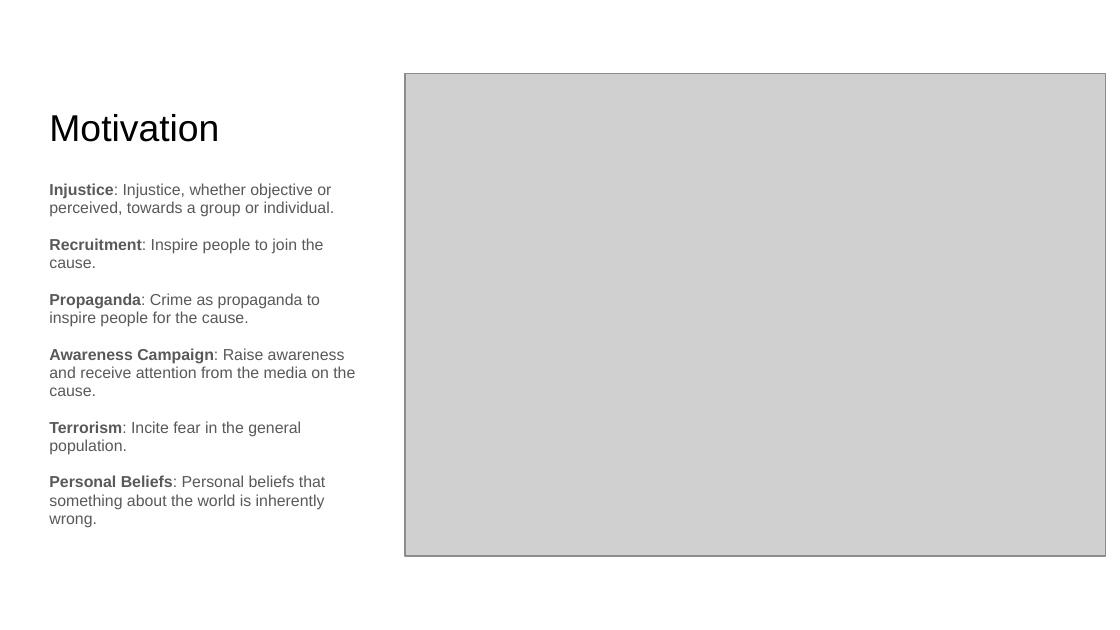
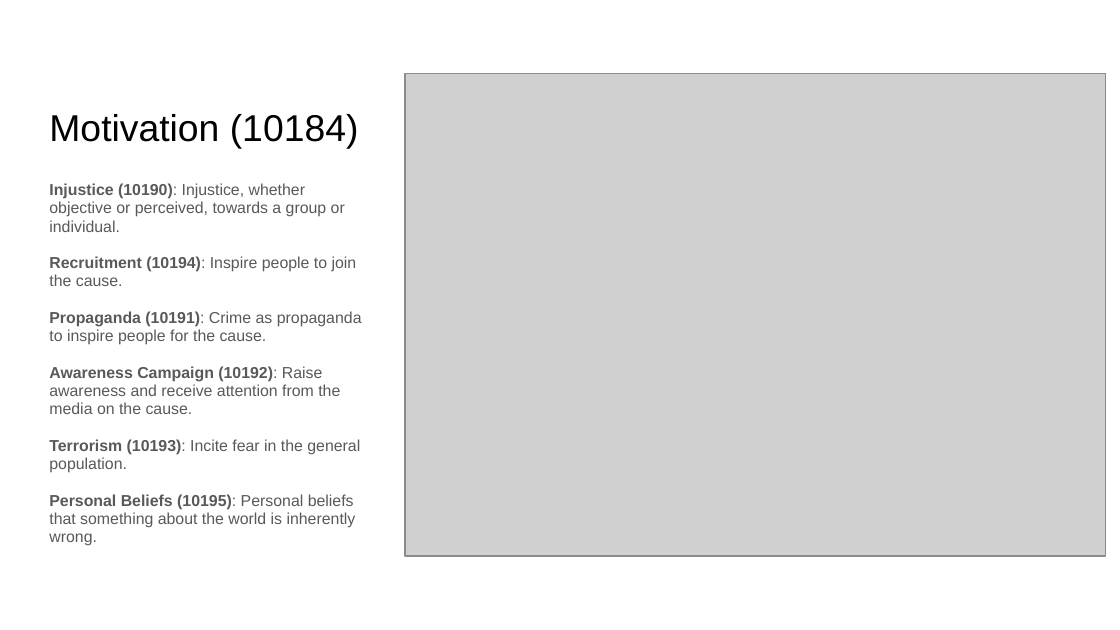
Before and after one commit to RESIN-KAIROS/schemalib, a slide deck: slide 3 of hrf/terrorist_attack.pptx. Drawn at 1120x630 pixels with LibreOffice and Linux fonts; fonts in the diff are those of the drawing; grey boxes stand for pictures. Boxes give left, top, right and bottom in pixels: in the first picture for what was removed or moved away, otherwise in the second. Text is boxed around its words. In the diff, an @@ line names an element or a change of style, - is before the commit and + after.

```diff
--- a/hrf/terrorist_attack.pptx
+++ b/hrf/terrorist_attack.pptx
@@ title at [49,114,359,149]: text changed @@
-Motivation
+Motivation (10184)
@@ text at [49,183,362,546]: text changed @@
-Injustice: Injustice, whether objective or perceived, towards a group or individual.
-Recruitment: Inspire people to join the cause.
-Propaganda: Crime as propaganda to inspire people for the cause.
-Awareness Campaign: Raise awareness and receive attention from the media on the cause.
-Terrorism: Incite fear in the general population.
-Personal Beliefs: Personal beliefs that something about the world is inherently wrong.
+Injustice (10190): Injustice, whether objective or perceived, towards a group or individual.
+Recruitment (10194): Inspire people to join the cause.
+Propaganda (10191): Crime as propaganda to inspire people for the cause.
+Awareness Campaign (10192): Raise awareness and receive attention from the media on the cause.
+Terrorism (10193): Incite fear in the general population.
+Personal Beliefs (10195): Personal beliefs that something about the world is inherently wrong.
```
Also in this commit, not shown: 5 other slides changed, 1 other file.
